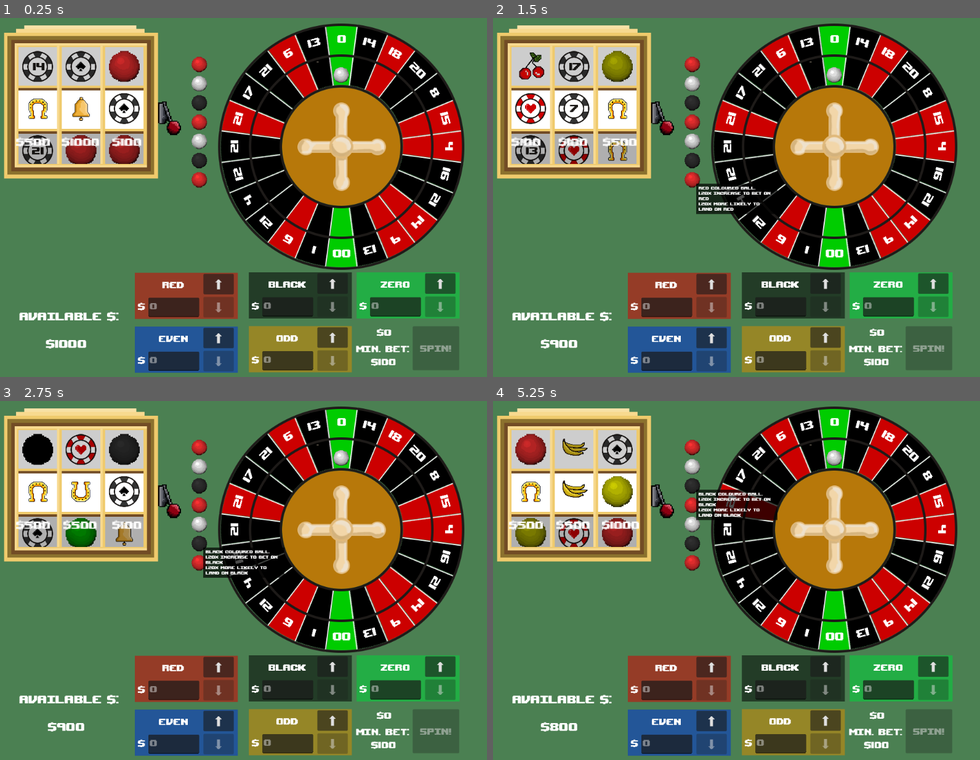
Above: before the commit, frames 1-4 (two rows, left to right).
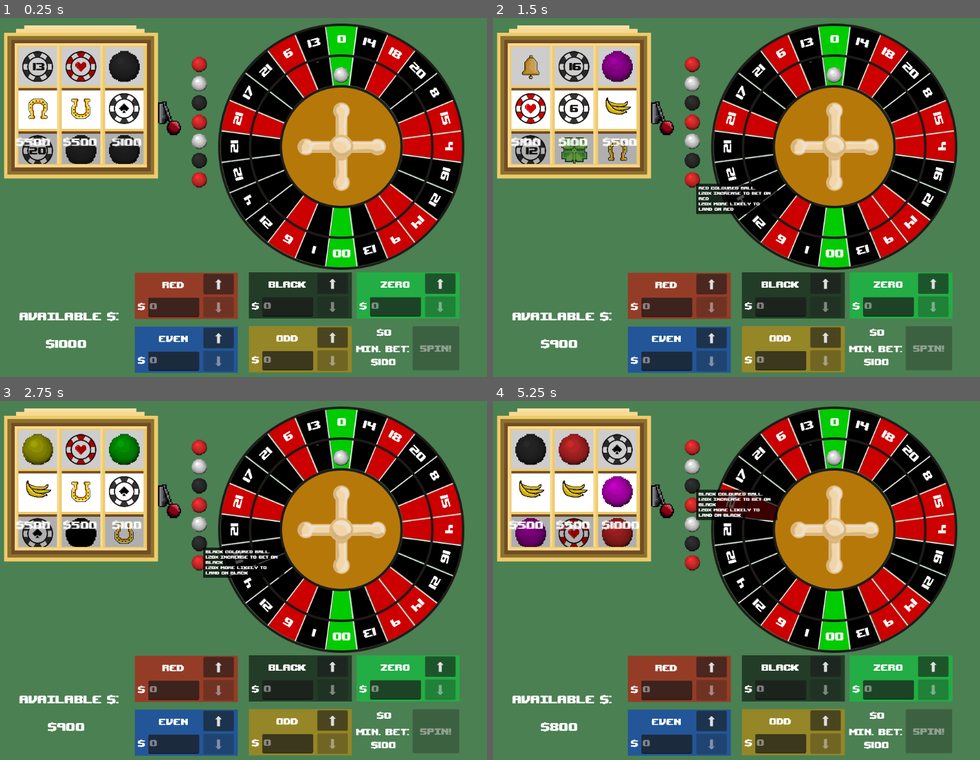
Above: after the commit, the same moments.

Repository: RossRKK/gmtk-game-jam-2025
Game: Godot game, scene res://scenes/roulette_scene.tscn
Same seed, same stepped clock (60 frames per second), same inputs: the game is played once before the commit and once after it. Sound files missing from this copy of the repository are replaced by a short silence.
Inputs (mouse positions are in pixels of both pictures, inside the frame that each line leads up to):
- Up to frame 1 (0.25 s): no input
- Up to frame 2 (1.5 s): click (663, 100) at 0.5 s; click (692, 179) at 1.27 s
- Up to frame 3 (2.75 s): click (199, 544) at 2.02 s
- Up to frame 4 (5.25 s): click (692, 523) at 2.77 s; click (692, 505) at 3.52 s; click (663, 483) at 4.25 s; click (692, 487) at 5.02 s

The runs differ from the first frame. In frame 1, 1.6% of the frame differs, in the area x 5-29%, y 9-41%; in frame 2, 1.3%; in frame 3, 1.6%; in frame 4, 1.9%, in the area x 4-29%, y 9-41%.

Commit message:
Prime ball

Diff:
--- /dev/null
+++ b/scripts/balls/special_balls/prime_ball.gd
@@ -0,0 +1,29 @@
+class_name PrimeBall
+extends RouletteBall
+
+static func make_prime_ball(multiplier: float) -> PrimeBall:
+	return PrimeBall.new(multiplier)
+
+
+var primes = [2, 3, 5, 7, 11, 13, 17, 19, 23]
+
+var multiplier
+
+func _init(m: float) -> void:
+	super()
+	multiplier = m
+	modulate = Color(.8, 0., .8)
+
+
+func segment_affinity(segment: Segment) -> float:
+	return 1.
+
+func ball_effect(segment: Segment, bet: Bet) -> Bet:
+	if primes[primes.bsearch(segment.number)] == segment.number:
+		bet.bet_amount *= multiplier
+
+	return bet
+
+
+func description() -> String:
+	return "Prime ball\n%.1fx winnings on prime numbers" % multiplier
--- a/scripts/power_up.gd
+++ b/scripts/power_up.gd
@@ -23,6 +23,7 @@
 		GolfBall.make_golf_ball,
 		EightBall.make_eight_ball,
 		SwitcherBall.make_switcher_ball,
+		PrimeBall.make_prime_ball.bind(3),
 	]
 	var power_ups: Array = [
 		PowerUpMakeColour.new_black,
@@ -51,6 +52,7 @@
 		6, # golf ball
 		12, # eight ball
 		6, # switcher ball
+		12, # prime ball
 	]
 
 	for ball_factory in balls:
Not shown, added: scripts/balls/special_balls/prime_ball.gd.uid
